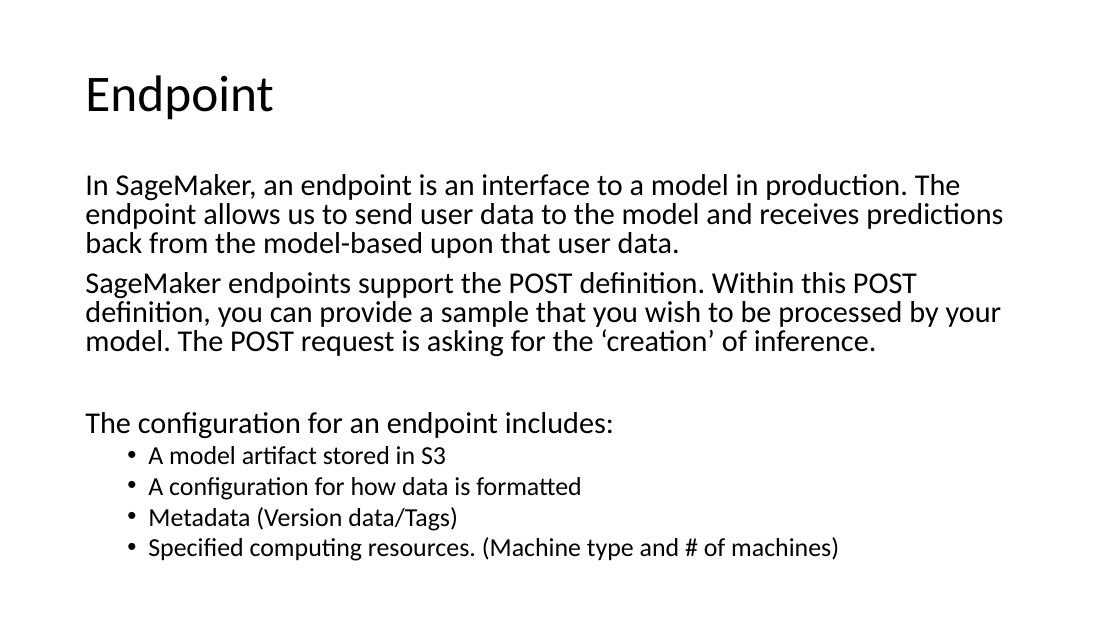
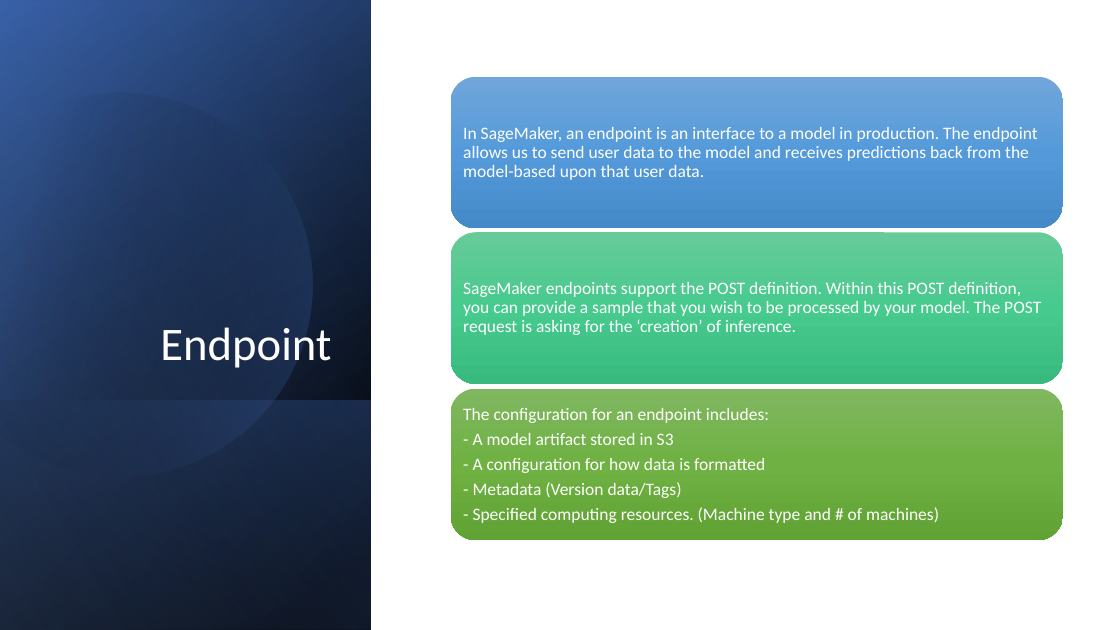
Before and after one commit to shaunkhoo/cloud-foundations, a slide deck: slide 10 of session9/cloud-foundations-sagemaker.pptx. Drawn at 1120x630 pixels with LibreOffice and Linux fonts; fonts in the diff are those of the drawing. Boxes give left, top, right and bottom in pixels: in the first picture for what was removed or moved away, otherwise in the second. Text is boxed around its words. In the diff, an @@ line names an element or a change of style, - is before the commit and + after.

Commit message:
Upload data

```diff
--- a/session9/cloud-foundations-sagemaker.pptx
+++ b/session9/cloud-foundations-sagemaker.pptx
@@ rectangle added at (x1=0, y1=0, x2=371, y2=630), fill gradient #000000 to #2F5597 @@
@@ rectangle added at (x1=0, y1=1, x2=371, y2=630), fill gradient #000000 to #4472C4 @@
@@ rectangle added at (x1=0, y1=0, x2=371, y2=630), fill gradient #000000 to #8FAADC @@
@@ freeform shape added at (x1=0, y1=47, x2=359, y2=515), fill gradient #000000 to #4472C4 @@
@@ title "Endpoint" moved from (x1=85, y1=75, x2=273, y2=120) to (x1=160, y1=327, x2=331, y2=368) @@
@@ title "Endpoint" at (x1=160, y1=327, x2=331, y2=368): size 44 to 40 pt, text colour #000000 to #FFFFFF; alignment left to right; vertical alignment middle to bottom @@
@@ text removed at (x1=85, y1=174, x2=1003, y2=561) @@
-In SageMaker, an endpoint is an interface to a model in production. The endpoint allows us to send user data to the model and receives predictions back from the model-based upon that user data.
-SageMaker endpoints support the POST definition. Within this POST definition, you can provide a sample that you wish to be processed by your model. The POST request is asking for the ‘creation’ of inference.
-The configuration for an endpoint includes:
-  • A model artifact stored in S3
-  • A configuration for how data is formatted
-  • Metadata (Version data/Tags)
-  • Specified computing resources. (Machine type and # of machines)
@@ rectangle added at (x1=0, y1=400, x2=371, y2=630), fill gradient #4472C4 to #000000 @@
@@ group added at (x1=450, y1=76, x2=1063, y2=540): 3 rounded rectangles, 3 texts @@
+In SageMaker, an endpoint is an interface to a model in production. The endpoint allows us to send user data to the model and receives predictions back from the model-based upon that user data.
+SageMaker endpoints support the POST definition. Within this POST definition, you can provide a sample that you wish to be processed by your model. The POST request is asking for the ‘creation’ of inference.
+The configuration for an endpoint includes:
+- A model artifact stored in S3
+- A configuration for how data is formatted
+- Metadata (Version data/Tags)
+- Specified computing resources. (Machine type and # of machines)
```
Also in this commit, not shown: 12 other slides changed, 3 slides added, 4 slides removed, 3 other files.
